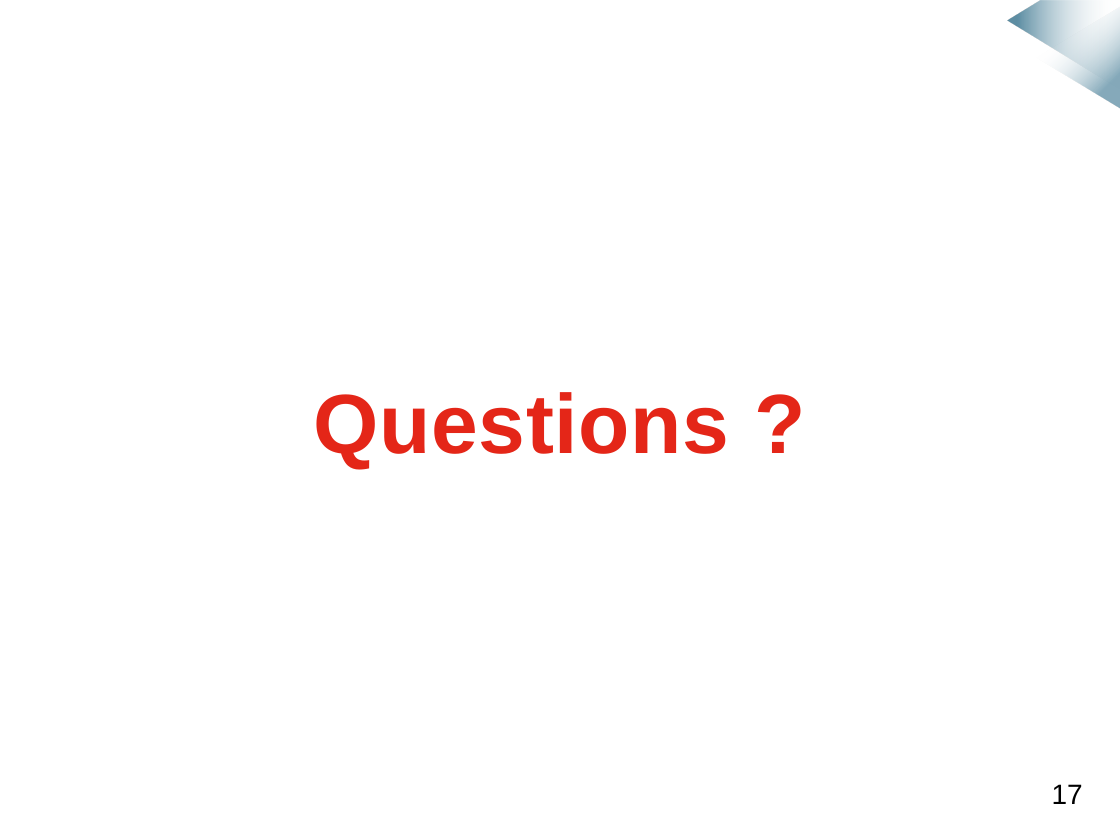
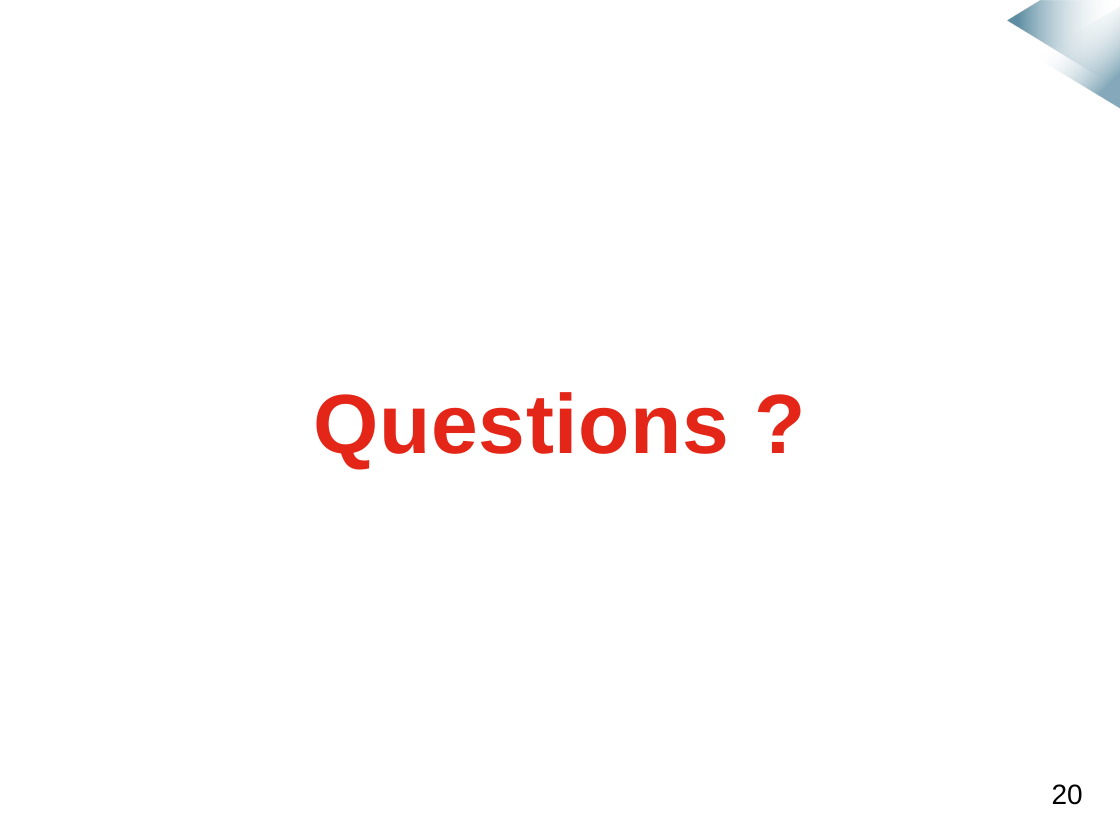
Before and after one commit to mmeven/EP_Domotique_Tablette, a slide deck: slide 22 of Rendu/Diapo_soutenance.pptx (slide 21 before the commit). Drawn at 1120x840 pixels with LibreOffice and Linux fonts; fonts in the diff are those of the drawing; background and template pictures are left out. Boxes give left, top, right and bottom in pixels: in the first picture for what was removed or moved away, otherwise in the second. Text is boxed around its words. In the diff, an @@ line names an element or a change of style, - is before the commit and + after.

```diff
--- a/Rendu/Diapo_soutenance.pptx
+++ b/Rendu/Diapo_soutenance.pptx
@@ text at <box>1052,784,1083,805</box>: text changed @@
-17
+20
```
Also in this commit, not shown: 20 other slides changed, 1 slide added.
